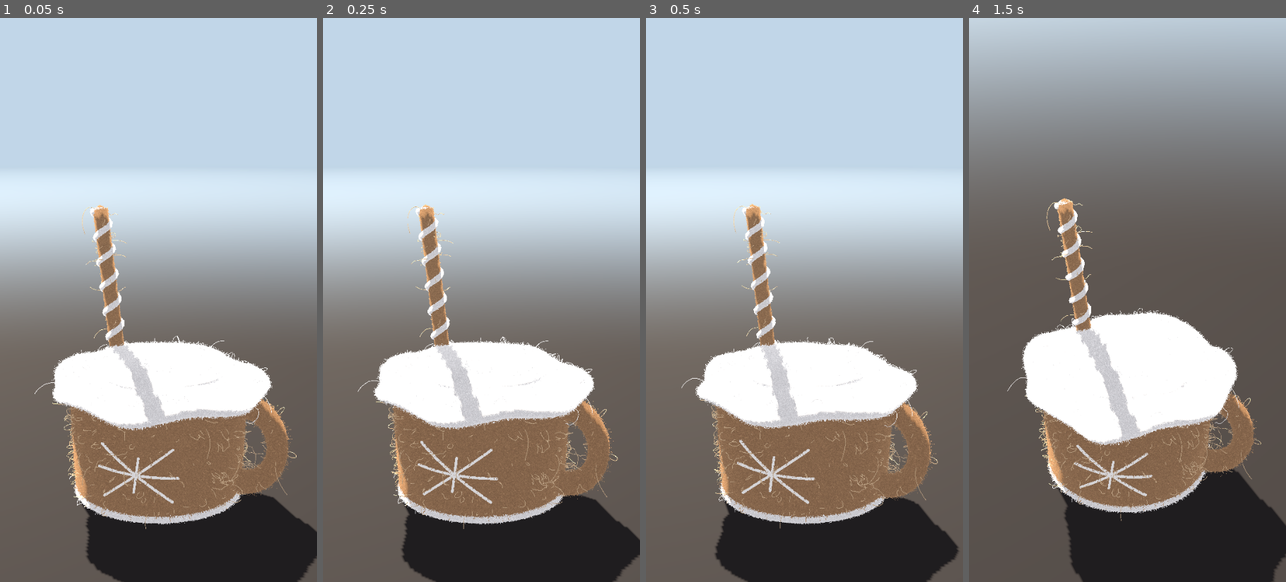
Above: before the commit, frames 1-4 (left to right).
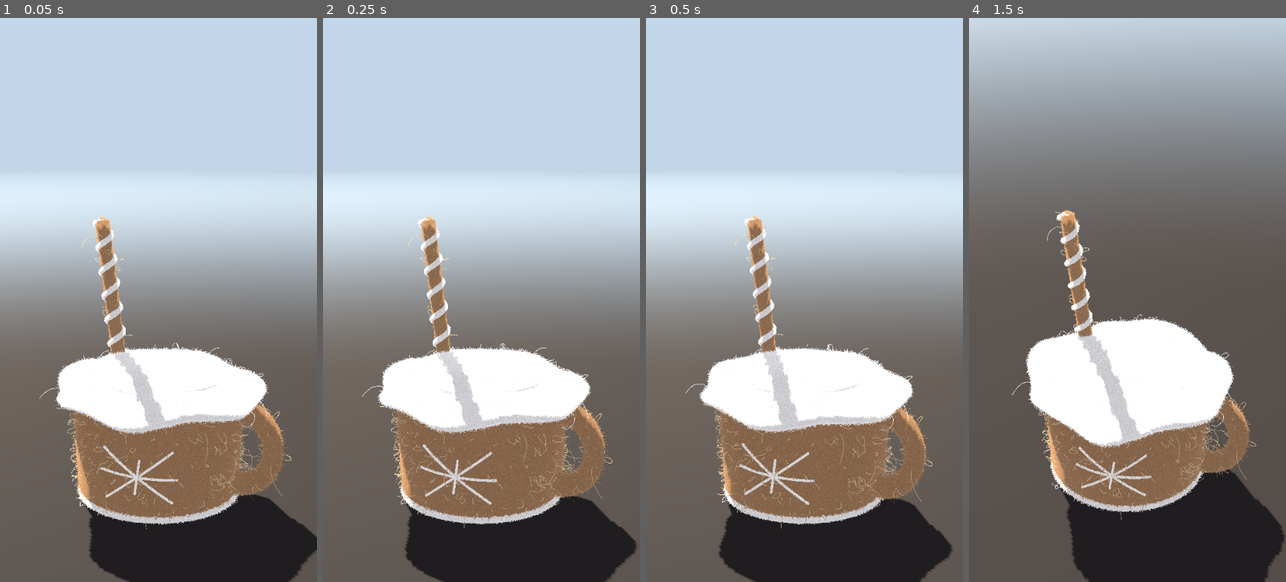
Above: after the commit, the same moments.

Repository: Sclondon/FeltMouse
Game: Godot game, scene res://main.tscn
The game is run twice, just before and just after one commit, with the same random seed, the same clock (stepped at 60 frames per second) and the same inputs.
Inputs (mouse positions are in pixels of both pictures, inside the frame that each line leads up to):
- Up to frame 1 (0.05 s): no input
- Up to frame 2 (0.25 s): no input
- Up to frame 3 (0.5 s): no input
- Up to frame 4 (1.5 s): move the mouse to (1197, 271) at 0.52 s; click (1197, 271) at 0.67 s; drag from (1064, 328) to (1111, 412) at 1.27 s

The runs differ from the first frame. In frame 1, 6.4% of the frame differs, in the area x 10-100%, y 33-100%; in frame 2, 6.3%; in frame 3, 6.3%; in frame 4, 5.6%.

Commit message:
Felt Mouse: shorter arms, a pacing walk, the candy lifted over his head, tossed and caught (the user: "His arms a little too long, and lets have him lift and toss the candy above his head, lets also give him a walking animation")
Co-Authored-By: Claude Fable 5.2 <noreply@anthropic.com>
Claude-Session: https://claude.ai/code/session_018hhQTWAB4pnnkWVR2X6n6A

Diff:
--- a/scripts/main.gd
+++ b/scripts/main.gd
@@ -24,24 +24,45 @@
 	"fleece_white": {"fuzz_length": 0.020, "fibre_density": 300.0, "fuzz_fill": 0.8, "stray": 0.01},
 }
 
-## The loop, in seconds: under the foam, burst out, fall, land, stand, sit down in, sit, duck under.
-const LOOP := 8.6
+## The loop, in seconds: under the foam, burst out, fall, land, pace across the foam and back, lift and
+## toss the candy, sit down into the foam, sit, duck under.
+const LOOP := 12.2
 const T_POP := 1.6
 const T_PEAK := 2.0
 const T_LAND := 2.35
-const T_SETTLE := 2.95
-const T_SINK := 5.2
-const T_SAT := 6.0
-const T_DUCK := 7.1
-const T_GONE := 7.6
+const T_WALK := 2.95
+const T_TOSS := 6.35    ## arms start up
+const T_THROW := 6.8    ## the candy leaves his hands
+const T_CATCH := 7.6
+const T_LOWER := 7.85   ## arms start down
+const T_SINK := 8.6
+const T_SAT := 9.4
+const T_DUCK := 10.5
+const T_GONE := 11.0
 const STAND := 0.42   ## how far he is lifted to stand on the foam (seated, as in the photo, is 0)
-const PEAK := 0.8    ## the top of his jump
+const PEAK := 0.8     ## the top of his jump
 const UNDER := -0.04  ## under the foam, shrunk to SMALL so that he fits inside the mug
 const SMALL := 0.45
+const STEP := 0.08        ## the length of one of his steps
+const ARMS_UP := 1.6      ## how far the arms swing to hold the candy over his head, radians
+const TOSS_HEIGHT := 0.5  ## how high the candy flies above his raised hands
+const ARMS_STRETCH := 0.45  ## how much longer the arms get as they straighten upward
+const SIDE := PI / 2.0
+## The pacing between T_WALK and T_TOSS. A walk: [from s, to s, true, from where, to where, facing].
+## A turn on the spot: [from s, to s, false, where, facing from, facing to].
+const WALK := [
+	[2.95, 3.25, false, 0.0, 0.0, -SIDE],
+	[3.25, 3.75, true, 0.0, -0.16, -SIDE],
+	[3.75, 4.15, false, -0.16, -SIDE, SIDE],
+	[4.15, 5.15, true, -0.16, 0.16, SIDE],
+	[5.15, 5.55, false, 0.16, SIDE, -SIDE],
+	[5.55, 6.05, true, 0.16, 0.0, -SIDE],
+	[6.05, 6.35, false, 0.0, -SIDE, 0.0],
+]
 
 var yaw := 0.35
 var pitch := 0.22
-var distance := 5.4
+var distance := 5.6
 var idle := true  ## turns slowly by itself until touched
 var playing := true
 var clock := 0.0  ## where in the loop he is
@@ -54,6 +75,10 @@
 var _legs: Array[Node3D] = []
 var _tail: Node3D
 var _tail_rest: Basis
+var _arms: Node3D
+var _candy: Node3D
+var _candy_rest: Vector3
+var _arms_rest: Vector3
 
 
 func _ready() -> void:
@@ -66,6 +91,10 @@
 	_legs = [model.find_child("LegPivotL", true, false), model.find_child("LegPivotR", true, false)]
 	_tail = model.find_child("TailPivot", true, false)
 	_tail_rest = _tail.basis
+	_arms = model.find_child("ArmsPivot", true, false)
+	_candy = model.find_child("CandyPivot", true, false)
+	_candy_rest = _candy.position
+	_arms_rest = _arms.position
 	_pose(clock)
 	_place_camera()
 
@@ -173,7 +202,13 @@
 	var lift := UNDER   # how high MouseRoot is
 	var size := SMALL
 	var squash := 1.0   # under 1 is squashed flat, over 1 stretched tall
-	var kick := 0.0     # legs swung forward (+) or trailing back (-), radians
+	var kick := 0.0     # both legs swung forward (+) or trailing back (-), radians
+	var stride := 0.0   # legs scissored for walking: left forward (+), right forward (-)
+	var across := 0.0   # where he is on the foam, left (-) to right (+)
+	var face := 0.0     # which way he faces: 0 the front, a quarter turn either way to walk
+	var roll := 0.0     # the waddle
+	var raise := 0.0    # arms: 0 down holding the candy in front, 1 up over his head
+	var flight := -1.0  # the candy in the air: 0 thrown .. 1 caught (-1 it is in his hands)
 	var seen := true
 	var stir := 0.22    # the foam is never quite still
 	var swell := 0.0
@@ -197,19 +232,57 @@
 		size = 1.0
 		kick = 0.7 * sin(u * PI)
 		stir = 0.8
-	elif t < T_SETTLE:
-		var u := (t - T_LAND) / (T_SETTLE - T_LAND)
+	elif t < T_WALK:
+		var u := (t - T_LAND) / (T_WALK - T_LAND)
 		lift = STAND
 		size = 1.0
 		squash = 1.0 - 0.2 * sin(u * PI) * (1.0 - u) + 0.05 * sin(u * TAU) * u
 		stir = lerpf(0.8, 0.3, u)
 		swell = -0.05 * (1.0 - 0.5 * u)
+	elif t < T_TOSS:
+		# pacing across the foam and back: turn, walk, turn about, walk, turn about, walk, face front
+		lift = STAND
+		size = 1.0
+		swell = -0.025
+		stir = 0.3
+		for leg: Array in WALK:
+			if t >= leg[0] and t < leg[1]:
+				var u: float = (t - leg[0]) / (leg[1] - leg[0])
+				var step := 0.0  # half a turn of this is one step
+				if leg[2]:
+					across = lerpf(leg[3], leg[4], u)
+					face = leg[5]
+					step = PI * u * absf(leg[4] - leg[3]) / STEP
+					stride = 0.34 * sin(step)
+				else:
+					across = leg[3]
+					face = lerpf(leg[4], leg[5], smoothstep(0.0, 1.0, u))
+					step = TAU * u
+					stride = 0.16 * sin(step)
+				lift += 0.016 * absf(sin(step))
+				roll = 0.07 * sin(step)
+				raise = 0.03 * sin(step * 2.0)
 	elif t < T_SINK:
-		# standing on the foam, bobbing, his feet pressing a hollow into it
-		lift = STAND + 0.012 * sin((t - T_SETTLE) * 5.0)
+		# the candy: up over his head, thrown, turning over once in the air, caught, brought down
+		lift = STAND
 		size = 1.0
 		swell = -0.025
-		kick = 0.06 * sin((t - T_SETTLE) * 5.0)
+		if t < T_THROW:
+			var u := (t - T_TOSS) / (T_THROW - T_TOSS)
+			raise = lerpf(-0.07 * sin(u * PI), 1.0, u * u * (3.0 - 2.0 * u))
+			squash = 1.0 - 0.05 * sin(u * PI) + 0.06 * u
+		elif t < T_CATCH:
+			flight = (t - T_THROW) / (T_CATCH - T_THROW)
+			raise = 1.0 - 0.14 * sin(flight * PI)
+			squash = 1.06 - 0.06 * smoothstep(0.0, 0.3, flight)
+		elif t < T_LOWER:
+			var u := (t - T_CATCH) / (T_LOWER - T_CATCH)
+			raise = 1.0 - 0.12 * sin(u * PI)
+			squash = 1.0 - 0.07 * sin(u * PI)
+		else:
+			var u := clampf((t - T_LOWER) / 0.5, 0.0, 1.0)
+			raise = 1.0 - smoothstep(0.0, 1.0, u)
+			lift += 0.012 * sin((t - T_LOWER) * 5.0) * u
 	elif t < T_SAT:
 		var u := smoothstep(0.0, 1.0, (t - T_SINK) / (T_SAT - T_SINK))
 		lift = lerpf(STAND, 0.0, u)
@@ -230,12 +303,28 @@
 		stir = 0.5 - 0.28 * (t - T_GONE) / (LOOP - T_GONE)
 
 	_mouse.visible = seen
-	_mouse.position = Vector3(0.0, lift, 0.0)
+	_mouse.position = Vector3(across, lift, 0.0)
 	var wide := size / sqrt(squash)
-	_mouse.scale = Vector3(wide, size * squash, wide)
-	for leg in _legs:
-		leg.rotation = Vector3(kick, 0.0, 0.0)
+	_mouse.basis = (Basis(Vector3.UP, face) * Basis(Vector3.BACK, roll)).scaled_local(Vector3(wide, size * squash, wide))
+	_legs[0].rotation = Vector3(kick - stride, 0.0, 0.0)
+	_legs[1].rotation = Vector3(kick + stride, 0.0, 0.0)
 	_tail.basis = Basis(Vector3.UP, 0.3 * sin(t * 6.0)) * Basis(Vector3.RIGHT, -0.5 * kick) * _tail_rest
+
+	# his arms swing up as one from the shoulders, and the candy goes with his hands until it is thrown
+	# (the bowed wire straightens as it goes up, and his shoulders shrug: that is what gets the candy clear of his nose
+	# and above his head on such short arms)
+	var swing := Basis(Vector3.RIGHT, -raise * ARMS_UP)
+	var reach := 1.0 + ARMS_STRETCH * smoothstep(0.0, 0.45, raise)
+	var reaching := swing * Basis.from_scale(Vector3(1.0, reach, reach))
+	_arms.position = _arms_rest + Vector3.UP * (0.08 * clampf(raise, 0.0, 1.0))
+	_arms.basis = reaching
+	var held := _arms.position + reaching * (_candy_rest - _arms_rest)
+	if flight < 0.0:
+		_candy.position = held
+		_candy.basis = swing
+	else:
+		_candy.position = held + Vector3.UP * (4.0 * TOSS_HEIGHT * flight * (1.0 - flight))
+		_candy.basis = swing * Basis(Vector3.RIGHT, -TAU * flight)
 
 	# splash rings run outward from where he bursts out, where he lands and where he ducks under
 	var ring := 0.0
@@ -254,7 +343,7 @@
 
 
 func _place_camera() -> void:
-	var target := Vector3(0.0, 1.1, 0.0)
+	var target := Vector3(0.0, 1.15, 0.0)
 	var dir := Vector3(sin(yaw) * cos(pitch), sin(pitch), cos(yaw) * cos(pitch))
 	_camera.position = target + dir * distance
 	_camera.look_at(target)
--- a/tests/shots.gd
+++ b/tests/shots.gd
@@ -3,11 +3,10 @@
 ##   godot --path . --audio-driver Dummy --resolution 540x960 -s res://tests/shots.gd -- --out=<dir>
 
 ## name, yaw, pitch, distance, seconds into the loop
-const VIEWS := [["t1_bubbling", 0.3, 0.45, 5.4, 1.5], ["t2_rising", 0.3, 0.25, 5.4, 1.75],
-	["t3_peak", 0.3, 0.25, 5.4, 2.0], ["t4_landing", 0.3, 0.25, 5.4, 2.5], ["t5_standing", 0.3, 0.25, 5.4, 4.0],
-	["t5_standing_side", 1.57, 0.2, 5.4, 4.0], ["t5_standing_back", 3.3, 0.3, 5.4, 4.0],
-	["t6_sinking", 0.3, 0.25, 5.4, 5.6], ["t7_seated", 0.3, 0.25, 5.4, 6.5], ["t8_ducking", 0.3, 0.35, 5.4, 7.4],
-	["legs_close", 0.6, 0.15, 2.6, 4.0], ["collar_front", 0.2, 0.2, 2.0, 6.5], ["collar_back", 2.6, 0.35, 2.0, 6.5], ["splash_top", 0.3, 0.9, 4.0, 1.95]]
+const VIEWS := [["walk_left", 0.3, 0.25, 5.6, 3.6], ["walk_right_a", 0.3, 0.25, 5.6, 4.5], ["walk_right_b", 0.3, 0.25, 5.6, 4.75],
+	["turn", 0.3, 0.25, 5.6, 5.3], ["arms_rising", 0.3, 0.25, 5.6, 6.6], ["arms_up", 0.3, 0.25, 5.6, 6.8],
+	["arms_up_side", 1.57, 0.2, 5.6, 6.8], ["arms_up_back", 3.4, 0.3, 5.6, 6.8], ["toss_peak", 0.3, 0.25, 5.6, 7.2],
+	["toss_side", 1.57, 0.2, 5.6, 7.05], ["mid_swing_side", 1.57, 0.2, 3.2, 6.58], ["arms_up_close", 0.5, 0.3, 3.2, 6.8]]
 
 
 func _initialize() -> void:
Binary file changed: models/mouse.glb
Not shown, changed: tools/mouse.blend
